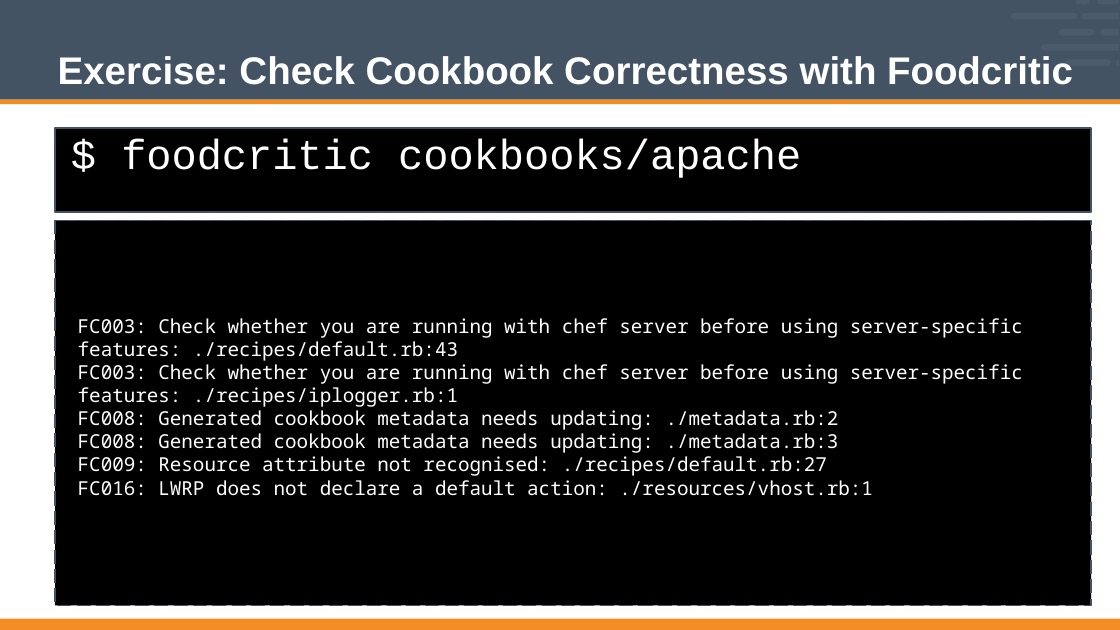
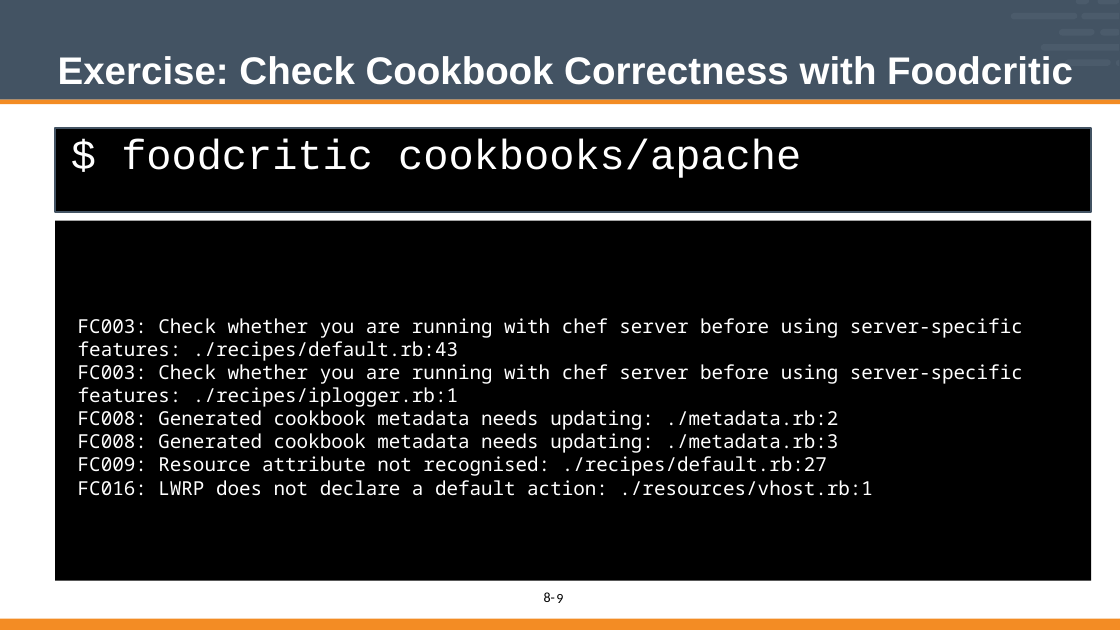
Before and after one commit to vinyar/chef-intermediate, a slide deck: slide 9 of Modules/08-foodcritic.pptx. Drawn at 1120x630 pixels with LibreOffice and Linux fonts; fonts in the diff are those of the drawing. Boxes give left, top, right and bottom in pixels: in the first picture for what was removed or moved away, otherwise in the second. Text is boxed around its words. In the diff, an @@ line names an element or a change of style, - is before the commit and + after.

```diff
--- a/Modules/08-foodcritic.pptx
+++ b/Modules/08-foodcritic.pptx
@@ freeform shape: place and size @@
-freeform shape at <box>55,220,1091,605</box>
+freeform shape at <box>55,220,1091,580</box>
@@ freeform shape removed at <box>55,220,1091,605</box> @@
@@ page number at <box>556,594,563,603</box>: size 18 to 16 pt @@
@@ text added at <box>544,592,555,602</box>, 16 pt, text #000000 @@
+8-
```
Also in this commit, not shown: 13 other slides changed.
